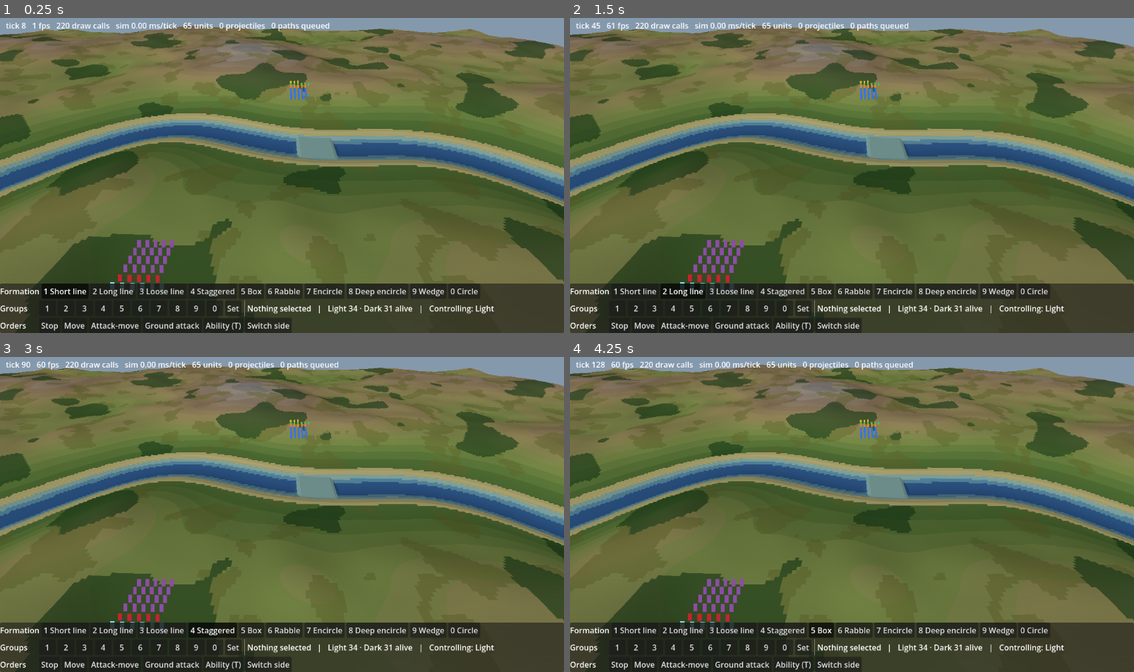
Above: before the commit, frames 1-4 (two rows, left to right).
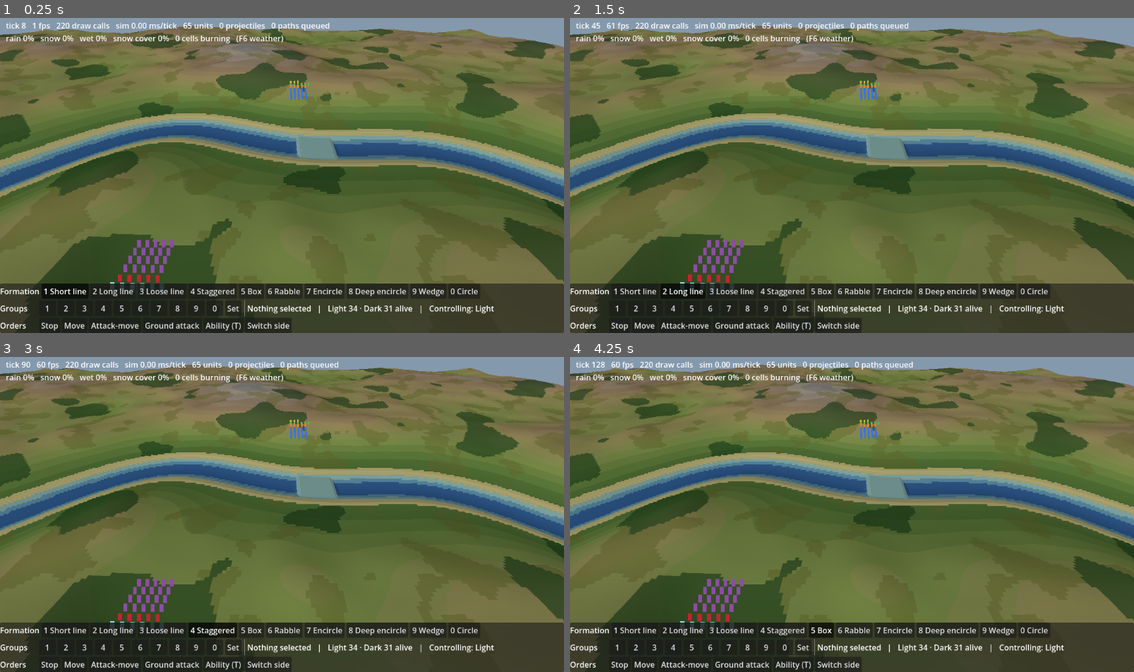
Above: after the commit, the same moments.

Repository: hazefire06/ashenmarch
Game: Godot game, scene res://view/main.tscn
The game is run twice, just before and just after one commit, with the same random seed, the same clock (stepped at 60 frames per second) and the same inputs.
Inputs:
- Up to frame 1 (0.25 s): no input
- Up to frame 2 (1.5 s): click "1 Short line" at 0.5 s; click "2 Long line" at 1.25 s
- Up to frame 3 (3 s): click "3 Loose line" at 2 s; click "4 Staggered" at 2.75 s
- Up to frame 4 (4.25 s): click "5 Box" at 3.5 s

The runs differ from the first frame. In frame 1, 0.4% of the frame differs, in the area x 1-51%, y 5-9%; in frame 2, 0.4%; in frame 3, 0.4%; in frame 4, 0.4%.

Commit message:
Wire weather into the main scene, with F6 to cycle it
MainView enqueues the Riverside showers schedule at tick 0 (part of the
command stream, like the spawns), feeds the terrain the fire and
weather after every step, follows the commanding side for what's
drawn, and shows the weather and burning cells in the stats line. F6
(debug, like F9) cycles clear, rain, heavy rain, snow through a
SetWeatherCommand ramped over 3 s.

Co-Authored-By: Claude Opus 5.5 (1M context) <noreply@anthropic.com>

Diff:
--- /dev/null
+++ b/tests/view/test_debug_weather.gd
@@ -0,0 +1,26 @@
+extends GutTest
+## F6 (debug, like F9) cycles the weather through clear, rain, heavy rain, and
+## snow. It changes the sim only through a SetWeatherCommand at the current
+## tick, ramped over a few seconds, like any other order.
+
+
+func test_presets_cycle_clear_rain_heavy_snow_and_back() -> void:
+	var names: Array[String] = []
+	var index: int = 0
+	for _press: int in DebugWeather.PRESETS.size() + 1:
+		index = DebugWeather.next(index)
+		names.append(DebugWeather.name_of(index))
+	assert_eq(names, ["rain", "heavy rain", "snow", "clear", "rain"])
+
+
+func test_a_preset_reaches_the_sim_as_a_command_at_the_current_tick() -> void:
+	var world: World = World.new(1)
+	for _t: int in 10:
+		world.step()
+	var command: SetWeatherCommand = DebugWeather.command(DebugWeather.next(0), world.tick)
+	assert_eq(command.tick, 10)
+	assert_true(world.enqueue(command))
+	for _t: int in DebugWeather.RAMP_TICKS + 1:
+		world.step()
+	assert_gt(world.weather.rain, 0)
+	assert_eq(world.weather.snow, 0)
--- /dev/null
+++ b/view/debug_weather.gd
@@ -0,0 +1,30 @@
+class_name DebugWeather
+extends RefCounted
+## F6 (debug, like F9, until missions drive the weather): cycles clear, rain,
+## heavy rain, snow. The sim only changes through a SetWeatherCommand at the
+## current tick, ramped over RAMP_TICKS, like any other order.
+
+## Ticks each change takes to ramp in.
+const RAMP_TICKS: int = 90
+## name, rain, snow (permille), wind x, wind z (mm/s).
+const PRESETS: Array[Array] = [
+	["clear", 0, 0, 1500, 500],
+	["rain", 600, 0, 3000, 1000],
+	["heavy rain", 1000, 0, 5000, 1500],
+	["snow", 0, 800, 2000, -1000],
+]
+
+
+## The preset after index, wrapping.
+static func next(index: int) -> int:
+	return (index + 1) % PRESETS.size()
+
+
+static func name_of(index: int) -> String:
+	return PRESETS[index][0]
+
+
+## The command that turns the weather to preset index from tick on.
+static func command(index: int, tick: int) -> SetWeatherCommand:
+	var p: Array = PRESETS[index]
+	return SetWeatherCommand.new(tick, p[1], p[2], p[3], p[4], RAMP_TICKS)
--- a/view/input_bindings.gd
+++ b/view/input_bindings.gd
@@ -49,6 +49,9 @@
 const CANCEL: StringName = &"cancel"
 ## Debug until the AI exists: switch which side the mouse commands.
 const SWITCH_SIDE: StringName = &"debug_switch_side"
+## Debug until missions drive the weather: cycle clear, rain, heavy rain,
+## snow (DebugWeather).
+const CYCLE_WEATHER: StringName = &"debug_cycle_weather"
 ## Index i is formation Formations.Kind i and group slot i; keys 1..9, 0.
 const FORMATIONS: Array[StringName] = [
 	&"formation_1", &"formation_2", &"formation_3", &"formation_4", &"formation_5",
@@ -110,6 +113,7 @@
 	events[STOP] = _key(KEY_H)
 	events[CANCEL] = _key(KEY_ESCAPE)
 	events[SWITCH_SIDE] = _key(KEY_F9)
+	events[CYCLE_WEATHER] = _key(KEY_F6)
 	for i: int in NUMBER_KEYS.size():
 		events[FORMATIONS[i]] = _key(NUMBER_KEYS[i])
 		var save: InputEventKey = _key(NUMBER_KEYS[i])
--- a/view/main.gd
+++ b/view/main.gd
@@ -9,6 +9,9 @@
 const WORLD_SEED: int = 1
 const MAP_PATH: String = "res://maps/riverside/riverside.tres"
 const CATALOG_PATH: String = "res://data/units/catalog.tres"
+## Test weather until Phase 8's missions: showers from about 45 s, a downpour
+## at 2 min, clearing at 3 min. F6 overrides it (DebugWeather).
+const WEATHER_PATH: String = "res://data/weather/riverside_showers.tres"
 ## Test setup until Phase 8's mission data: two 5x4 blocks at 2 m spacing,
 ## Shieldmen on the north bank by the ford, Husks across the creek. A row of
 ## five Reavers stands behind the Shieldmen and a row of five Rippers behind
@@ -33,6 +36,8 @@
 var world: World
 
 var _sim_ms: float = 0.0
+## The DebugWeather preset F6 last picked.
+var _weather_preset: int = 0
 
 @onready var _terrain_view: TerrainView = $TerrainView
 @onready var _units_view: UnitsView = $Units
@@ -74,10 +79,12 @@
 	_overhead_map.setup(terrain, _camera)
 	_gibs.setup(terrain)
 	_spawn_test_squads()
+	_schedule_weather()
 	_units_view.setup(world, _selection.selection, _gibs)
 	_projectiles_view.setup(world)
 	_explosions_view.setup(world, _terrain_view, _gibs)
 	_selection.setup(world, _units_view, _camera.get_camera(), TerrainPicker.new(terrain))
+	_selection.side_changed.connect(_units_view.set_viewer)
 	_control_bar.setup(_selection, world)
 	_tooltip.setup(_selection, world)
 	print(
@@ -94,10 +101,21 @@
 	_units_view.after_step()
 	_projectiles_view.after_step()
 	_explosions_view.after_step()
+	_terrain_view.update_fire(world.fire)
+	_terrain_view.set_weather(world.weather)
+
+
+func _unhandled_input(event: InputEvent) -> void:
+	if event.is_action_pressed(InputBindings.CYCLE_WEATHER):
+		_weather_preset = DebugWeather.next(_weather_preset)
+		world.enqueue(DebugWeather.command(_weather_preset, world.tick))
+		print("weather: %s" % DebugWeather.name_of(_weather_preset))
+		get_viewport().set_input_as_handled()
 
 
 func _process(_delta: float) -> void:
-	_stats_label.text = "tick %d   %d fps   %d draw calls   sim %.2f ms/tick   %d units   %d projectiles   %d paths queued" % [
+	var w: Weather = world.weather
+	_stats_label.text = "tick %d   %d fps   %d draw calls   sim %.2f ms/tick   %d units   %d projectiles   %d paths queued\nrain %d%%   snow %d%%   wet %d%%   snow cover %d%%   %d cells burning   (F6 weather)" % [
 		world.tick,
 		Performance.get_monitor(Performance.TIME_FPS),
 		Performance.get_monitor(Performance.RENDER_TOTAL_DRAW_CALLS_IN_FRAME),
@@ -105,7 +123,21 @@
 		world.units.size(),
 		world.projectiles.size(),
 		world.movement.queued_paths(),
+		w.rain / 10, w.snow / 10, w.wetness() / 10, w.snow_cover() / 10,
+		world.fire.burn_end.size(),
 	]
+
+
+# The schedule's changes go in as commands now, like the spawns, so the
+# weather is part of the command stream a replay records.
+func _schedule_weather() -> void:
+	var schedule: WeatherSchedule = load(WEATHER_PATH) as WeatherSchedule
+	var errors: PackedStringArray = schedule.validate()
+	if not errors.is_empty():
+		push_error("MainView: invalid weather schedule: %s" % [errors])
+		return
+	for command: SetWeatherCommand in schedule.commands():
+		world.enqueue(command)
 
 
 # Enqueued as tick-0 commands, not spawned directly, so the setup is part of
Not shown, added: tests/view/test_debug_weather.gd.uid
Not shown, added: view/debug_weather.gd.uid
